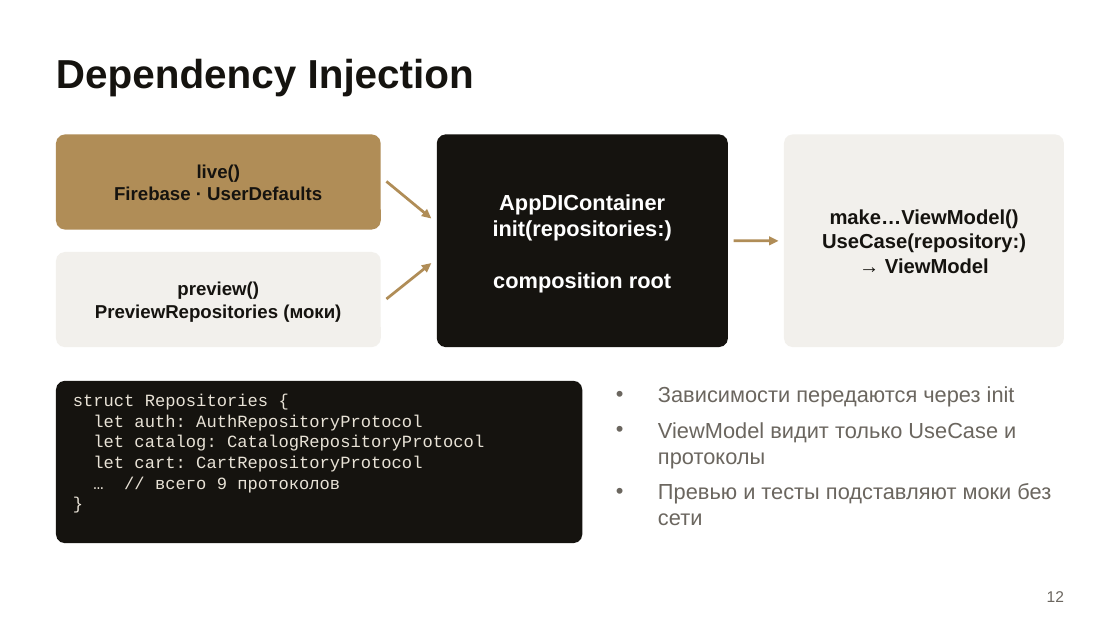
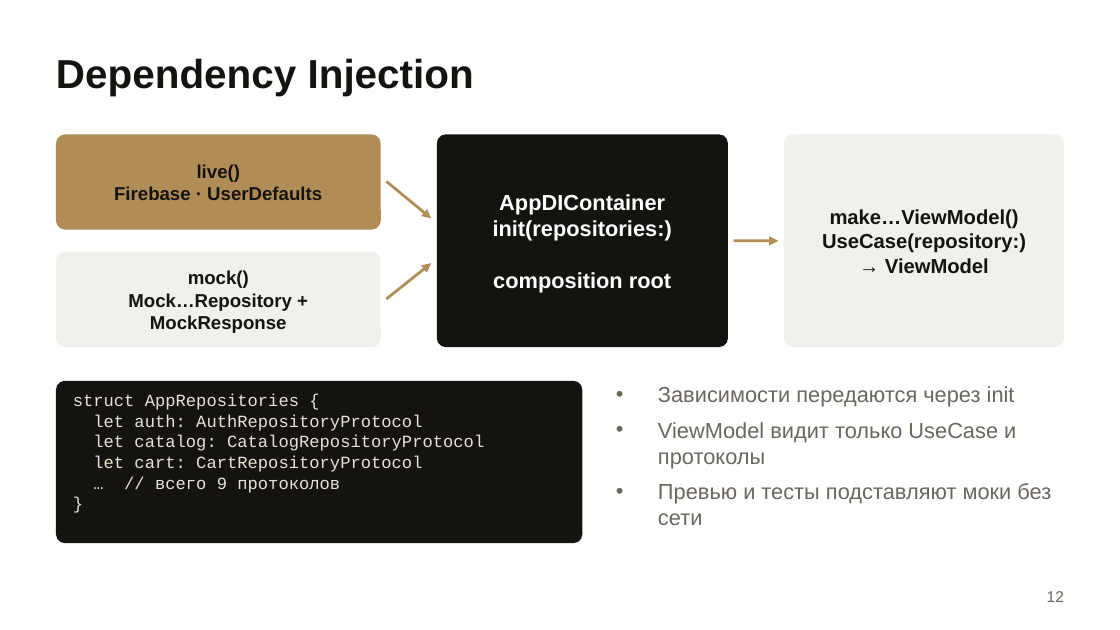
Before and after one commit to Kronos0041/OtusFinalize, a slide deck: slide 12 of presentation/ClothesShop-Diploma.pptx. Drawn at 1120x630 pixels with LibreOffice and Linux fonts; fonts in the diff are those of the drawing. Boxes give left, top, right and bottom in pixels: in the first picture for what was removed or moved away, otherwise in the second. Text is boxed around its words. In the diff, an @@ line names an element or a change of style, - is before the commit and + after.

```diff
--- a/presentation/ClothesShop-Diploma.pptx
+++ b/presentation/ClothesShop-Diploma.pptx
@@ text at (128, 270, 292, 333): text changed @@
-preview()
-PreviewRepositories (моки)
+mock()
+Mock…Repository + MockResponse
@@ text at (73, 394, 299, 410): text changed @@
-struct Repositories {
+struct AppRepositories {
```
Also in this commit, not shown: 2 other slides changed, 1 other file.
